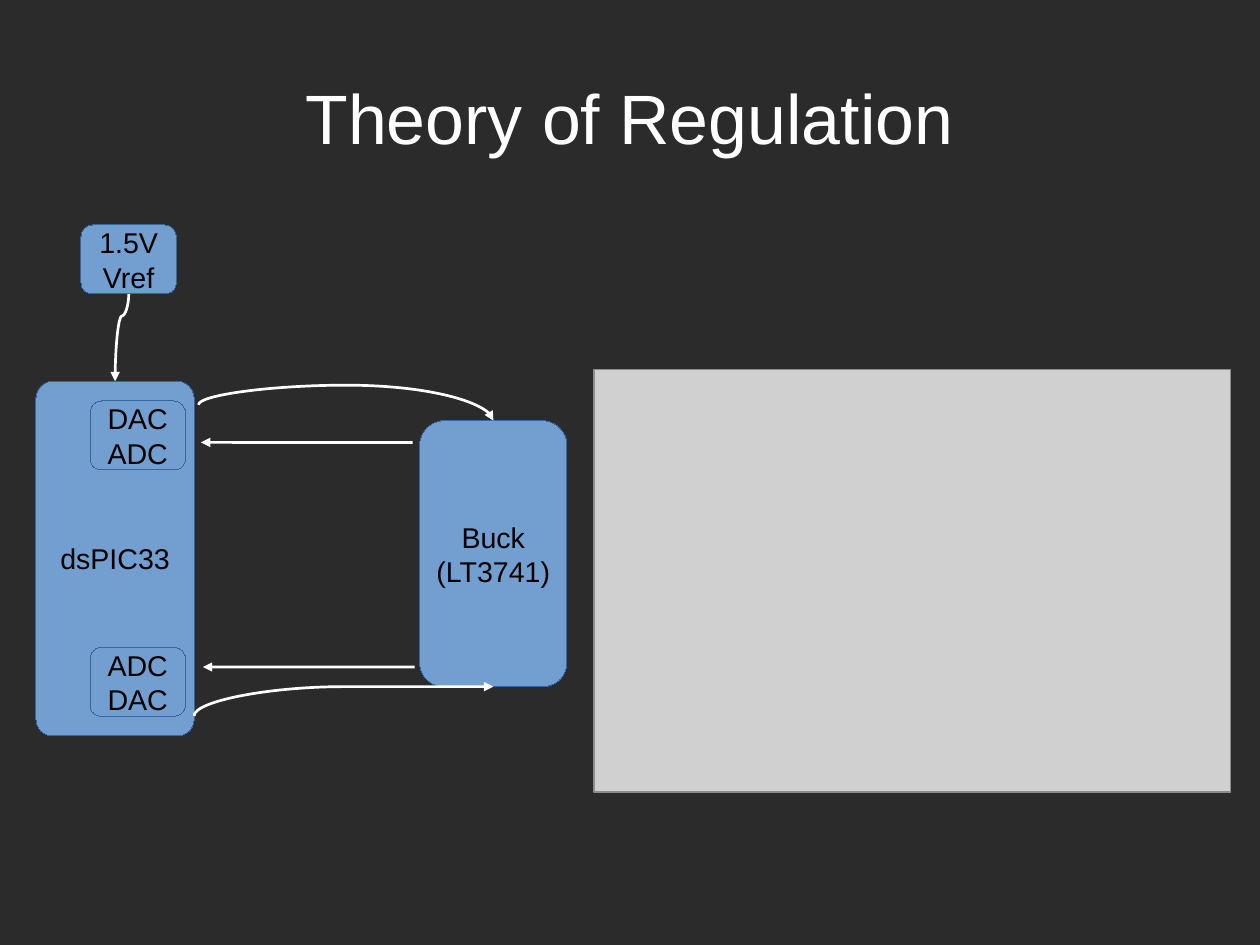
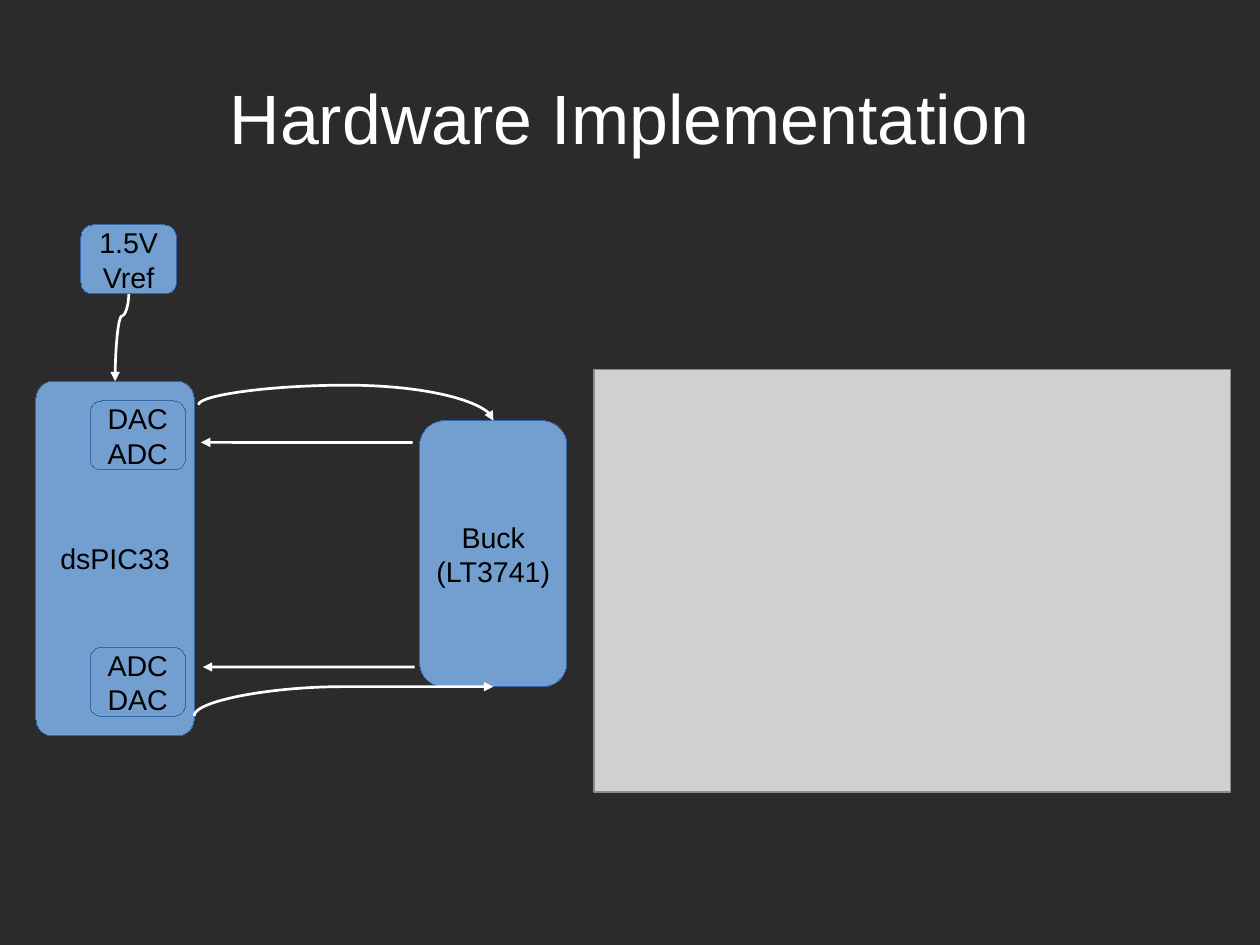
Before and after one commit to TheComet/bat6, a slide deck: slide 7 of doc/presentation/libreoffice/presentation.odp (slide 5 before the commit). Drawn at 1260x945 pixels with LibreOffice and Linux fonts; fonts in the diff are those of the drawing; grey boxes stand for pictures; background and template pictures are left out; a plain dark background stands for a picture behind light text. Boxes give left, top, right and bottom in pixels: in the first picture for what was removed or moved away, otherwise in the second. Text is boxed around its words. In the diff, an @@ line names an element or a change of style, - is before the commit and + after.

```diff
--- a/doc/presentation/libreoffice/presentation.odp
+++ b/doc/presentation/libreoffice/presentation.odp
@@ title at <box>230,93,1029,157</box>: text changed @@
-Theory of Regulation
+Hardware Implementation
```
Also in this commit, not shown: 2 other slides changed, 5 slides added, 11 slides removed.
